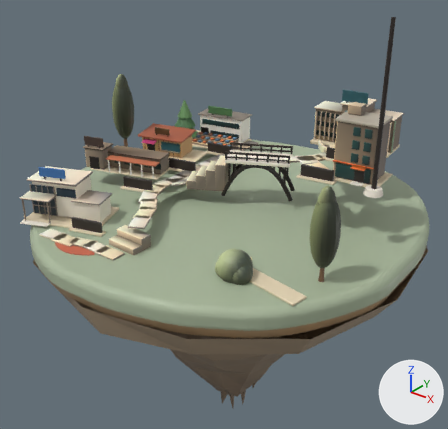
One commit to the glTF model public/world/baked-4.glb: the scene before it, then after it.
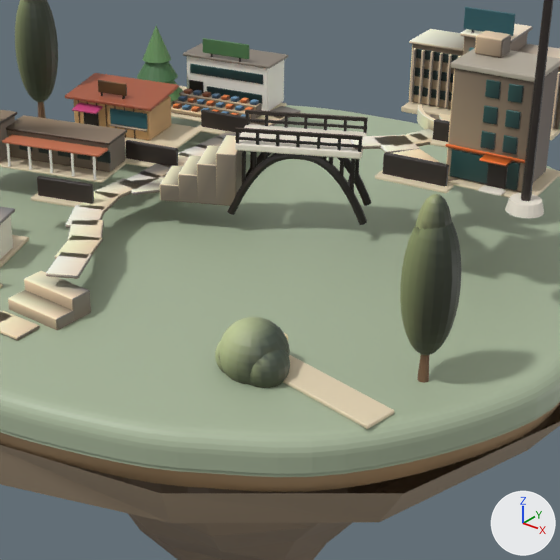
Old and new are each drawn whole from a camera (50 mm lens) standing at (14.4, -18.6, 10.7) and looking at (-0.6, 0.2, -0.9) and again close up on the part from 23% to 87% of the width and 20% to 87% of the height. The axes (+X, +Y, +Z) are drawn at lower right. The lights are the same throughout. The older version's two pictures come first. Where no turn or scale is listed for an object, it has been applied to the vertices. Vertices at exactly the same position are counted once.

The first close-up shows 'lm.001', 'vl.001'.
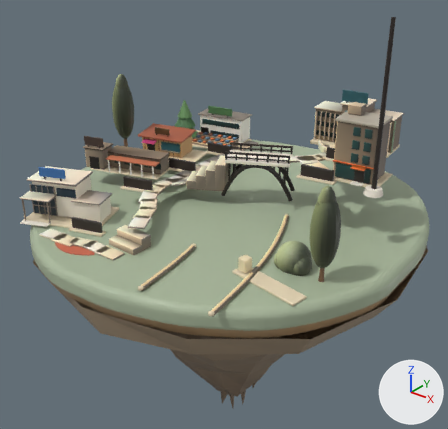
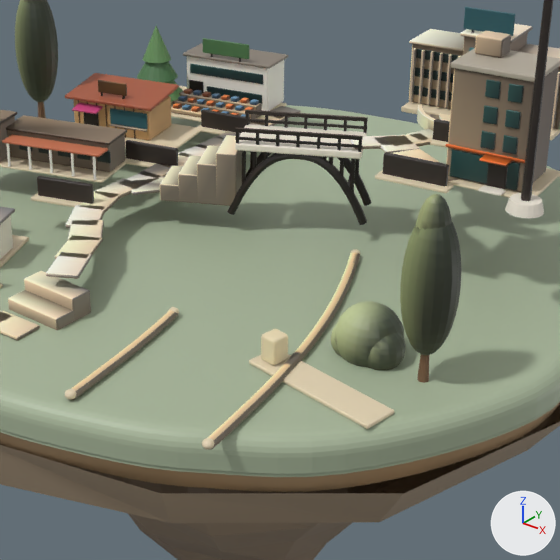
Where the newer file only moved an object's origin or applied its transform, the numbers keep the older frame.

Location of each change, (x1, y1, x2, y2) in pixels of the close-ups (560 x 560 px):
'vl.001', reshaped
    before: (0, 0, 560, 388)
    after: (0, 0, 560, 450)
part 1 of me_vl_001, added
    after: (208, 252, 360, 450)
part 2 of me_vl_001, added
    after: (71, 310, 178, 400)
part 3 of me_vl_001, added (green)
    after: (335, 301, 404, 367)
part 4 of me_vl_001, added (green)
    after: (367, 333, 406, 370)
part 5 of me_vl_001, added
    after: (331, 325, 341, 356)
part 6 of me_vl_001, deleted (mostly hidden)
    before: (215, 341, 225, 373)
part 7 of me_vl_001, cut back
    before: (219, 49, 517, 388)
    after: (415, 49, 518, 103)

Edits to the bpy script that builds the scene:
```text
Change me_vl_001:
    used by ob_vl_001; location = (-0.26, -0.94, 2.18)
    remove me_vl_001.from_pydata(...)  # 15985 vertices, 28184 faces; spans x -6.84..6.84, y -5.96..5.96, z -2.45..2.45
    add me_vl_001.from_pydata(...)  # 17506 vertices, 31190 faces; spans x -6.84..6.84, y -6.26..5.96, z -2.45..2.45
    me_vl_001 part 1: a new loose piece of 1029 vertices spanning x 2.85..4.94, y -5.94..1.02, z -2.17..-2.01, in mat_defaultmaterial_001
    me_vl_001 part 2: a new loose piece of 520 vertices spanning x 1.6..2.32, y -6.26..-3.1, z -2.17..-2.01, in mat_defaultmaterial_001
    me_vl_001 part 3: a new loose piece of 231 vertices spanning x 4.57..5.75, y -2.57..-1.39, z -2.45..-1.25, in mat_defaultmaterial_001
    me_vl_001 part 4: a new loose piece of 138 vertices spanning x 5.06..5.89, y -2.49..-1.67, z -2.34..-1.55, in mat_defaultmaterial_001
    me_vl_001 part 5: a new loose piece of 108 vertices spanning x 4.53..5.26, y -2.47..-1.75, z -2.32..-1.66, in mat_defaultmaterial_001
    me_vl_001 part 6: the loose piece of 123 vertices spanning x 3.32..4.05, y -4.14..-3.41, z -2.32..-1.66 is deleted
    me_vl_001 part 7: 8 vertices moved within x 3.01..5.64, y 1.49..4.61, z 0.15..1.57; 395 vertices removed from x 0.1..6.09, y -4.96..4.6, z -2.45..1.88; 16 vertices added at x 3.01..6.09, y -1.87..4.61, z -1.95..1.88
    other edits to the shape of me_vl_001 do not show in these pictures
```
